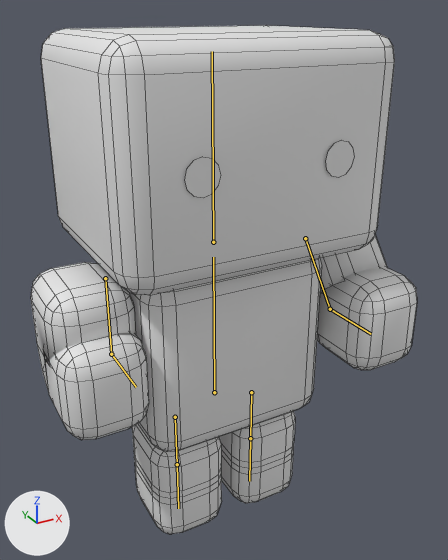
The Blender file 3d/goobs.blend as it was, and as the next commit left it.
Before and after are seen from a camera (50 mm lens) standing at (-1.68, -3.19, 3.32) and looking at (0.06, -0.02, 1.74). Every picture has the same lights, and +X, +Y and +Z are marked at lower left. The older version comes first. Both versions are drawn at frame 10 of the action '67'; the numbers are the values there. The bones that bend it are drawn over the model as lines. Mesh edges are drawn as thin lines.
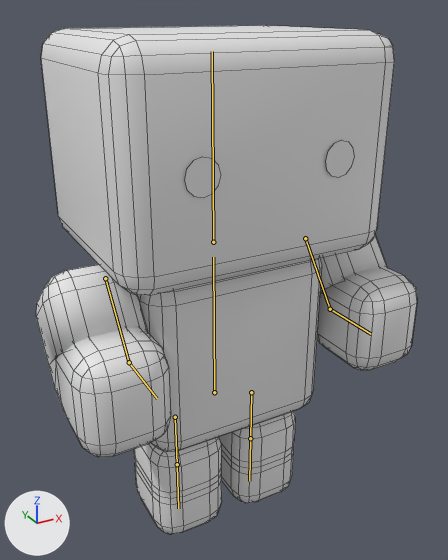
Boxes [x1, y1, x2, y2] around the edits, measured in the pictures (448 x 560 px):
'Cube', posed: before [31, 25, 417, 534]; after [36, 25, 417, 534]
bone 'RightArm', root to tip: before (105, 278) to (111, 354); after (105, 278) to (129, 362)
bone 'RightForeArm', root to tip: before (111, 354) to (136, 387); after (129, 362) to (157, 398)

The edits, one by one:
Bone 'RightArm' (bone_rightarm) turns from (0, 0, 0) to (38, 0, 0) degrees about its own x, y and z.
Bone 'RightForeArm' (bone_rightforearm) turns from (90, 0, 0) to (53, 0, 0) degrees about its own x, y and z.
